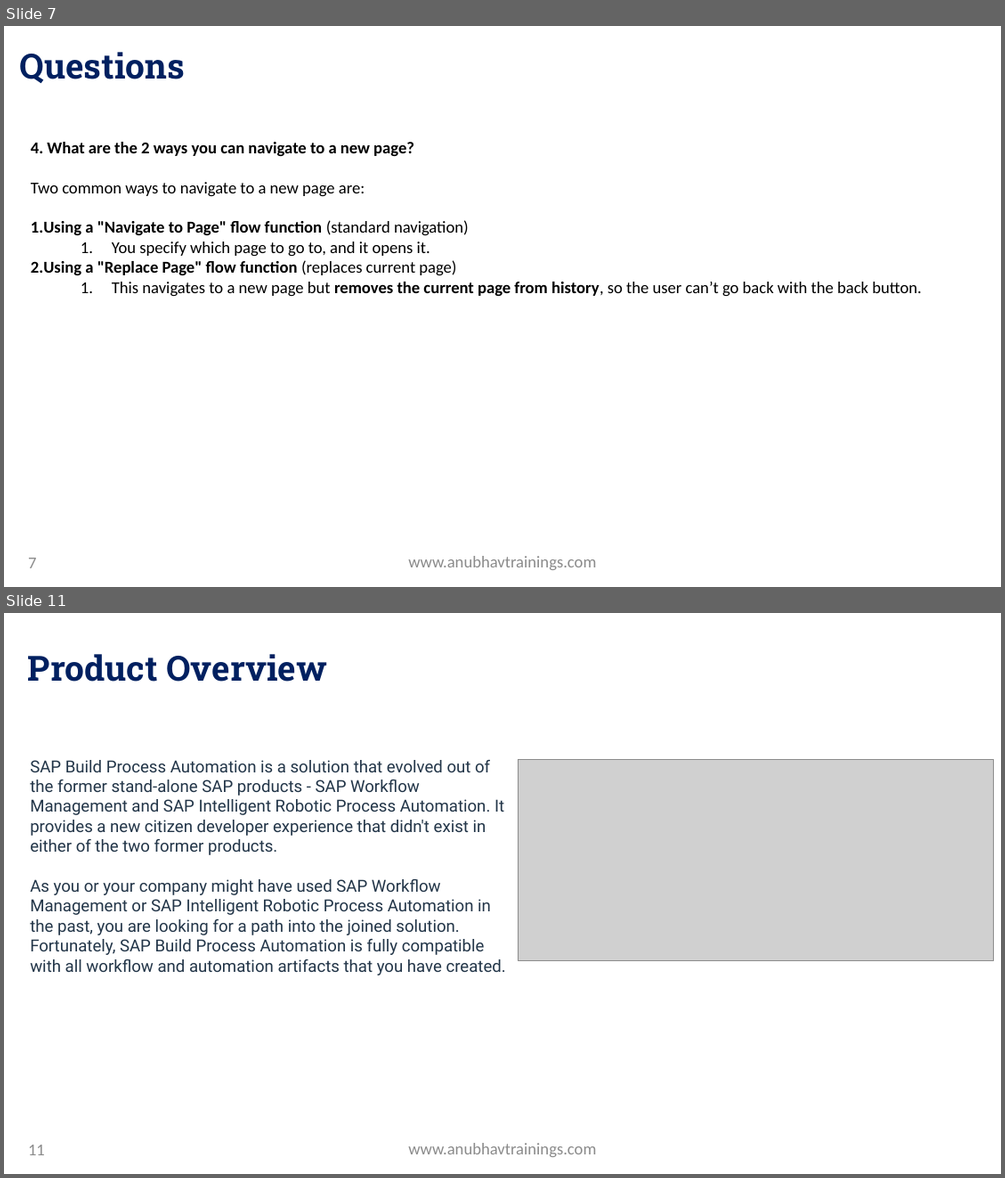
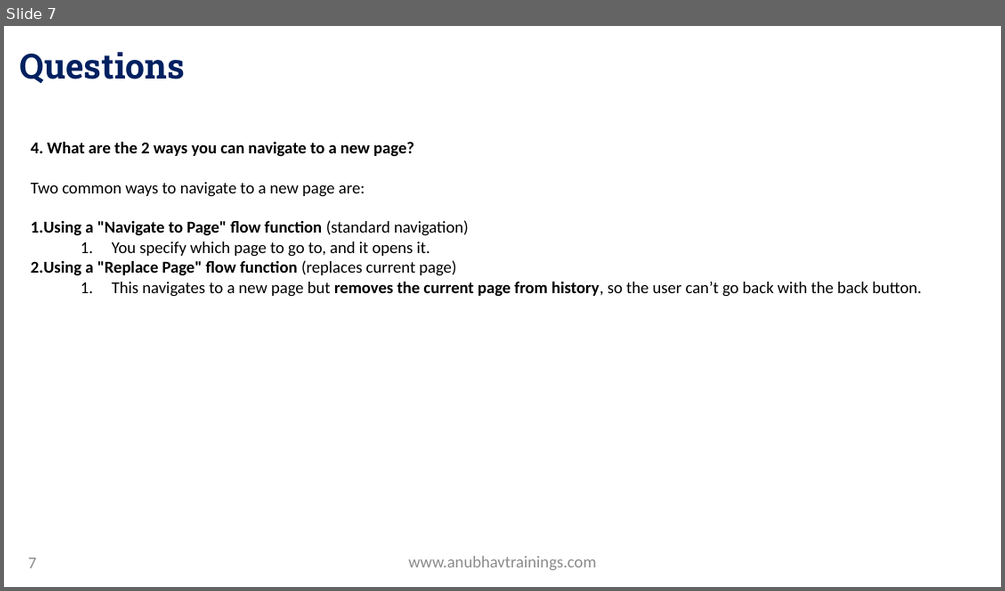
Before and after one commit to soyuztechnologies/SAP_BTP_Build_Apps_Training, a slide deck: Day 7/Day 7 -Build Apps Training.pptx. Shown one above the other, each under a label of ours: slides 7 and 11 before the commit, slide 7 after it; the slides between them are not shown. The pictures are 1005x1178 and 1005x591 pixels, drawn with LibreOffice and Linux fonts; fonts in the diff are those of the drawing; grey boxes stand for pictures; background and template pictures are left out. Boxes give left, top, right and bottom in pixels: in the first picture for what was removed or moved away, otherwise in the second. Text is boxed around its words. In the diff, an @@ line names an element or a change of style, - is before the commit and + after.

```diff
--- a/Day 7/Day 7 -Build Apps Training.pptx
+++ b/Day 7/Day 7 -Build Apps Training.pptx
@@ slide 11 removed at bbox=[4, 613, 1001, 1174], background picture (left out) @@
@@ title removed at bbox=[28, 654, 327, 682] @@
-Product Overview
@@ text removed at bbox=[30, 760, 506, 975] @@
-SAP Build Process Automation is a solution that evolved out of the former stand-alone SAP products - SAP Workflow Management and SAP Intelligent Robotic Process Automation. It provides a new citizen developer experience that didn't exist in either of the two former products.
-As you or your company might have used SAP Workflow Management or SAP Intelligent Robotic Process Automation in the past, you are looking for a path into the joined solution. Fortunately, SAP Build Process Automation is fully compatible with all workflow and automation artifacts that you have created.
@@ picture removed at bbox=[518, 760, 994, 961] @@
@@ page number removed at bbox=[28, 1144, 45, 1155] @@
-11
@@ text removed at bbox=[408, 1143, 596, 1157] @@
-www.anubhavtrainings.com
```
Also in this commit, not shown: 5 other slides removed, 1 other file.
